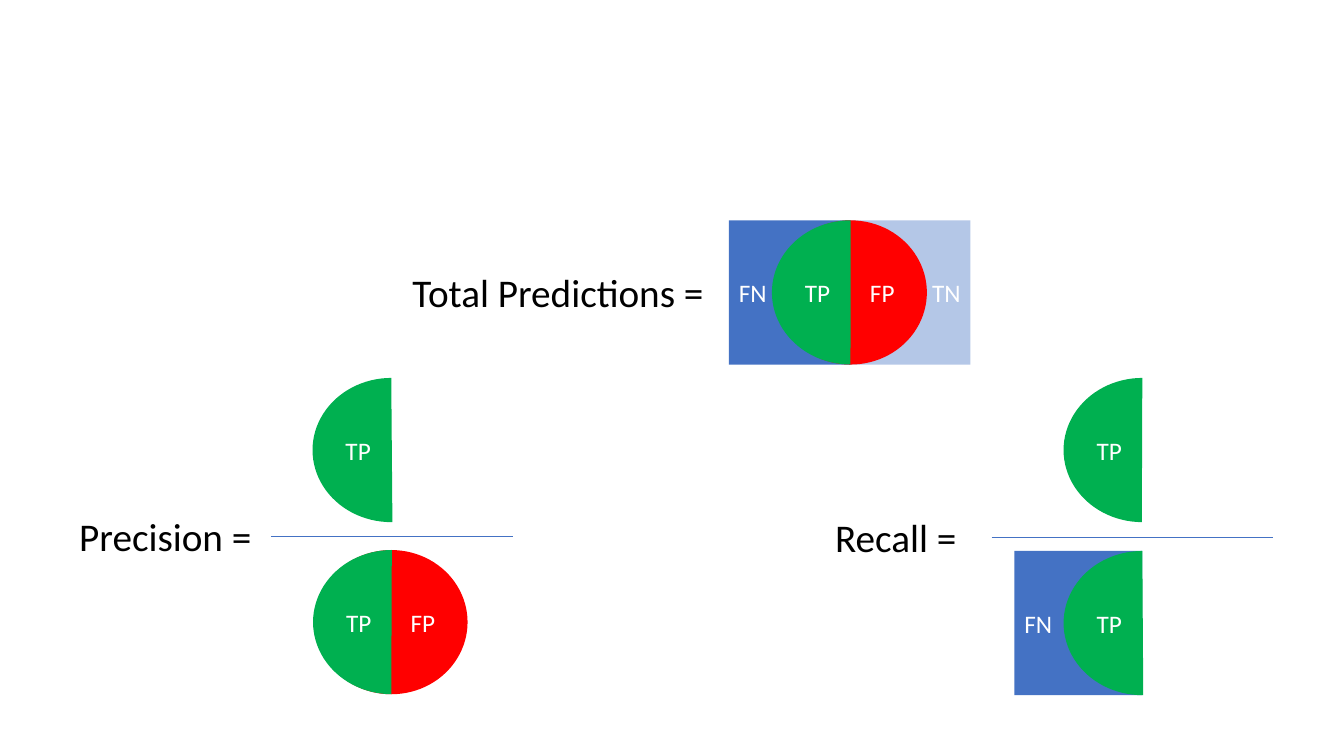
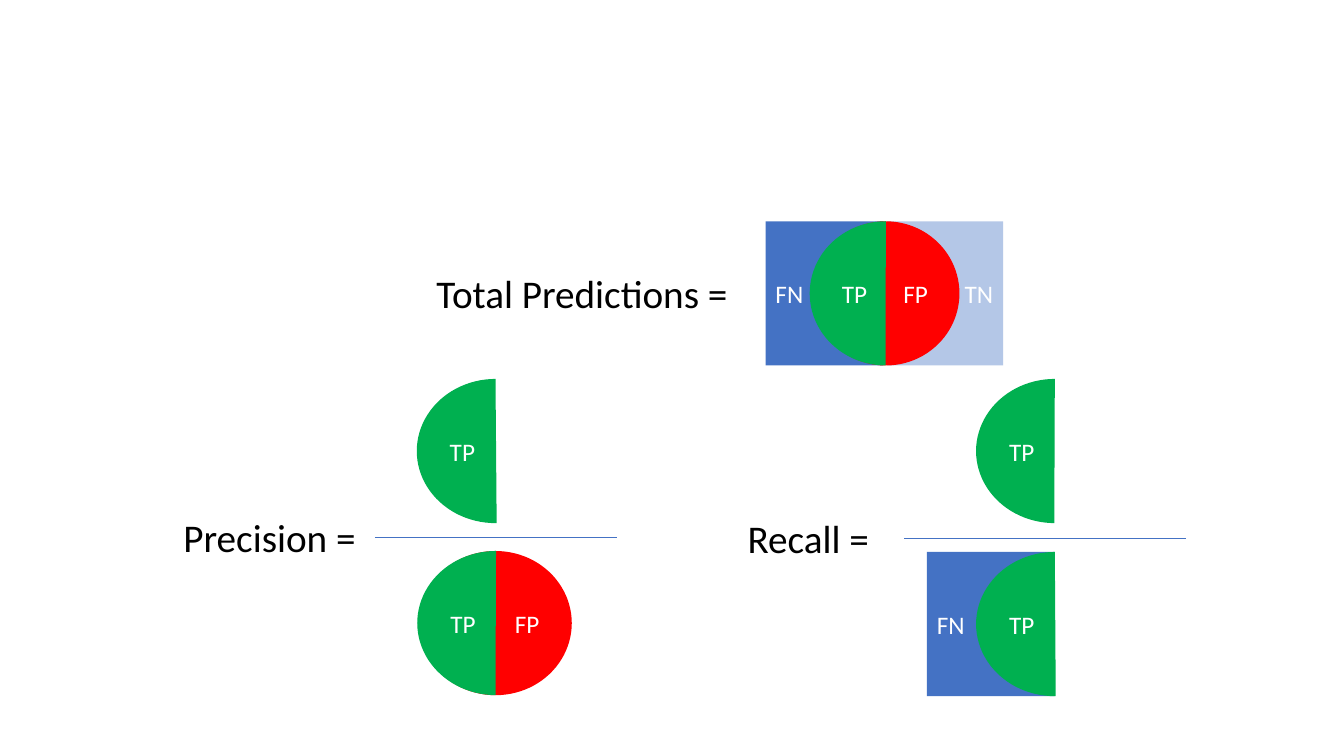
Before and after one commit to duynlq/reviews-prediction, a slide deck: slide 1 of images/precision_vs_recall.pptx. Drawn at 1344x756 pixels with LibreOffice and Linux fonts; fonts in the diff are those of the drawing. Boxes give left, top, right and bottom in pixels: in the first picture for what was removed or moved away, otherwise in the second. Text is boxed around its words. In the diff, an @@ line names an element or a change of style, - is before the commit and + after.

Commit message:
update precision vs recall

```diff
--- a/images/precision_vs_recall.pptx
+++ b/images/precision_vs_recall.pptx
@@ rectangle "FN": place and size @@
-rectangle "FN" at (729,221,851,365)
+rectangle "FN" at (765,222,883,366)
@@ chord (boxed as its full ellipse) "TP": place and size @@
-chord (boxed as its full ellipse) "TP" at (772,221,930,365)
+chord (boxed as its full ellipse) "TP" at (810,222,962,366)
@@ ellipse "FP": place and size @@
-ellipse "FP" at (774,221,927,365)
+ellipse "FP" at (813,222,960,366)
@@ rectangle "TN": place and size @@
-rectangle "TN" at (850,221,970,365)
+rectangle "TN" at (887,222,1003,366)
@@ text "Total Predictions =": place and size @@
-text "Total Predictions =" at (412,279,675,308)
+text "Total Predictions =" at (436,280,699,309)
@@ 2 chord (boxed as its full ellipse)s, 1 text, 1 ellipse, 1 line: place and size @@
-2 chord (boxed as its full ellipse)s, 1 text, 1 ellipse, 1 line at (79,378,513,695)
+2 chord (boxed as its full ellipse)s, 1 text, 1 ellipse, 1 line at (183,379,617,696)
@@ text "Recall =": place and size @@
-text "Recall =" at (835,524,928,553)
+text "Recall =" at (748,525,841,554)
@@ 2 chord (boxed as its full ellipse)s, 1 line: place and size @@
-2 chord (boxed as its full ellipse)s, 1 line at (992,378,1273,696)
+2 chord (boxed as its full ellipse)s, 1 line at (904,379,1186,697)
@@ rectangle "FN": place and size @@
-rectangle "FN" at (1014,552,1142,696)
+rectangle "FN" at (928,553,1056,697)
```
Also in this commit, not shown: 1 other file.
